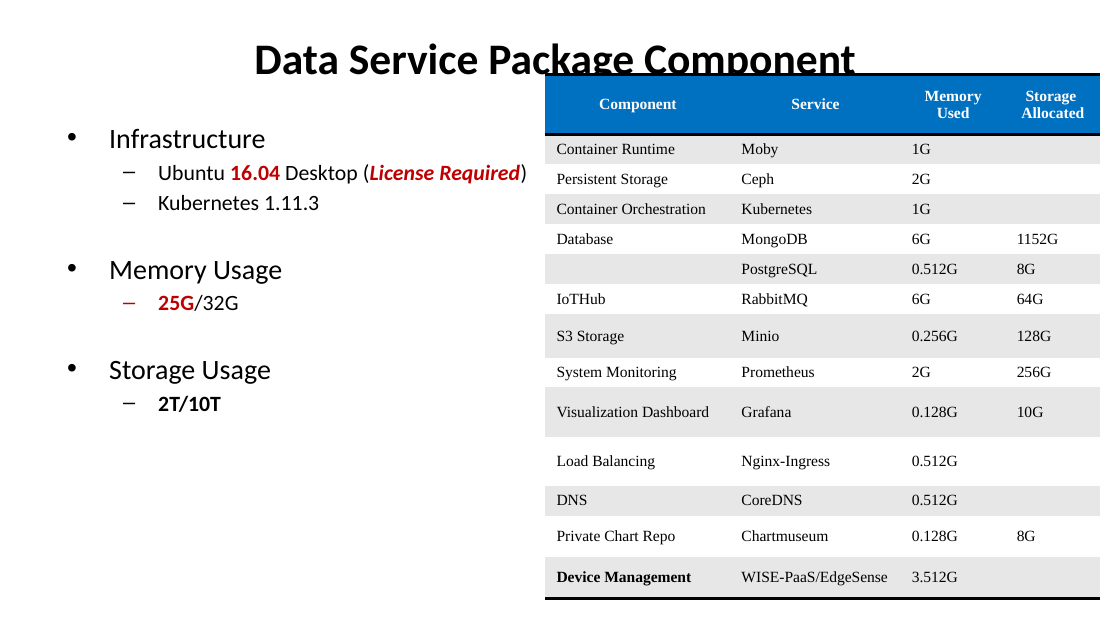
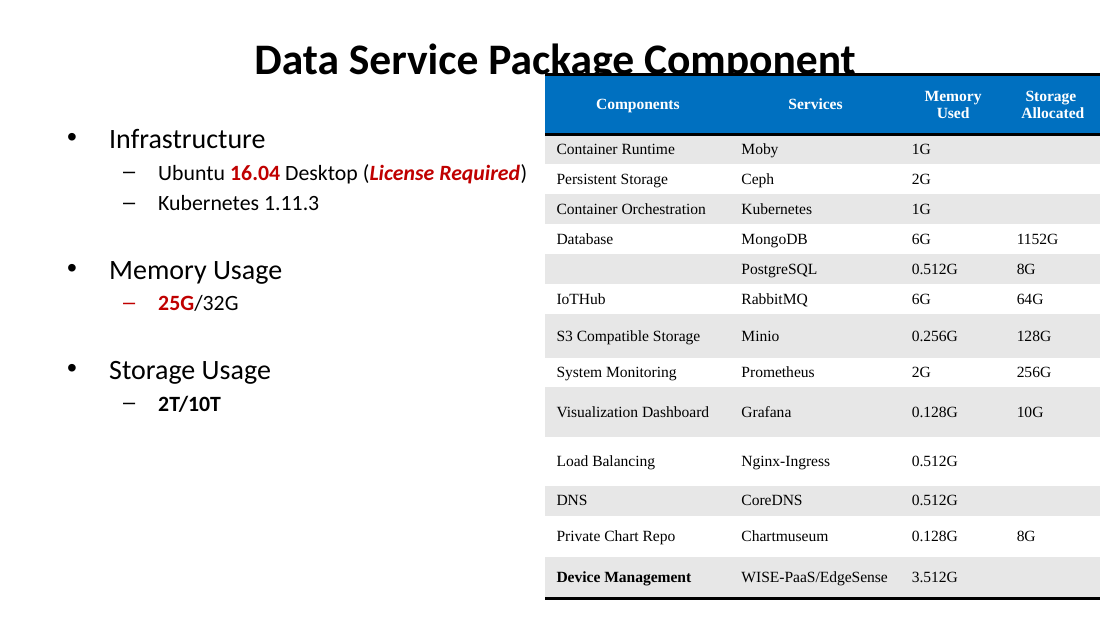
Before and after one commit to TsubasaEX/Tracks, a slide deck: slide 14 of courses/Data Server_v0.5_Zach.pptx. Drawn at 1120x630 pixels with LibreOffice and Linux fonts; fonts in the diff are those of the drawing; background and template pictures are left out. Boxes give left, top, right and bottom in pixels: in the first picture for what was removed or moved away, otherwise in the second. Text is boxed around its words. In the diff, an @@ line names an element or a change of style, - is before the commit and + after.

Commit message:
up

```diff
--- a/courses/Data Server_v0.5_Zach.pptx
+++ b/courses/Data Server_v0.5_Zach.pptx
@@ table at (545, 75, 1100, 599) @@
-row 1, column 1: Component
+row 1, column 1: Components
-row 1, column 2: Service
+row 1, column 2: Services
-row 8, column 1: S3 Storage
+row 8, column 1: S3 Compatible Storage
```
